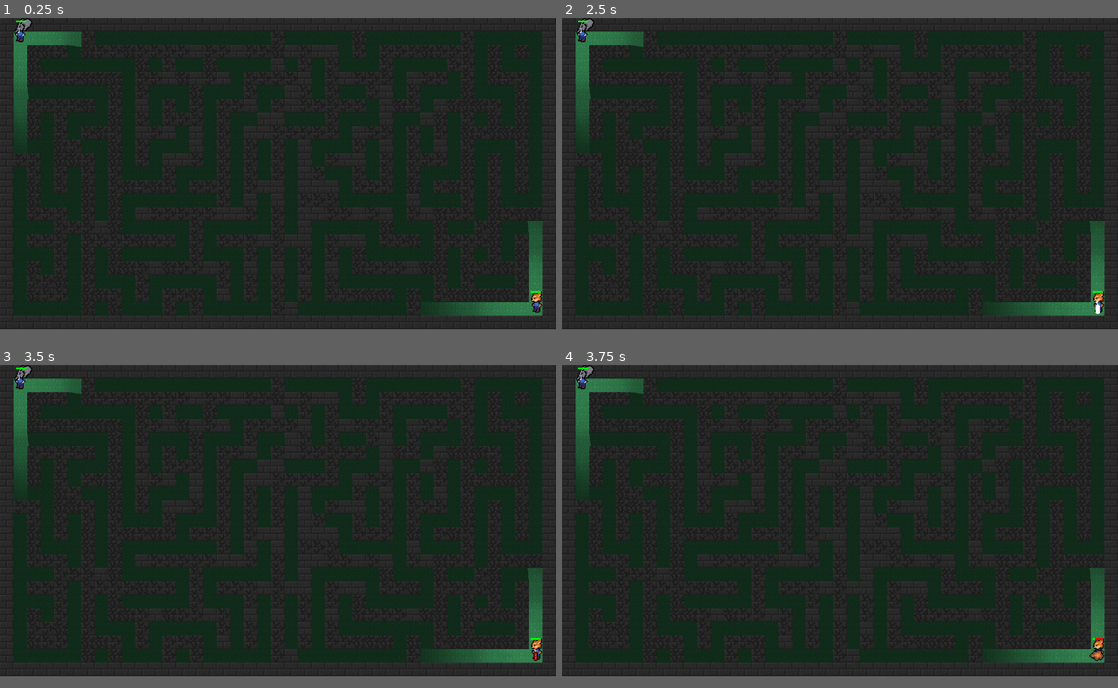
Above: before the commit, frames 1-4 (two rows, left to right).
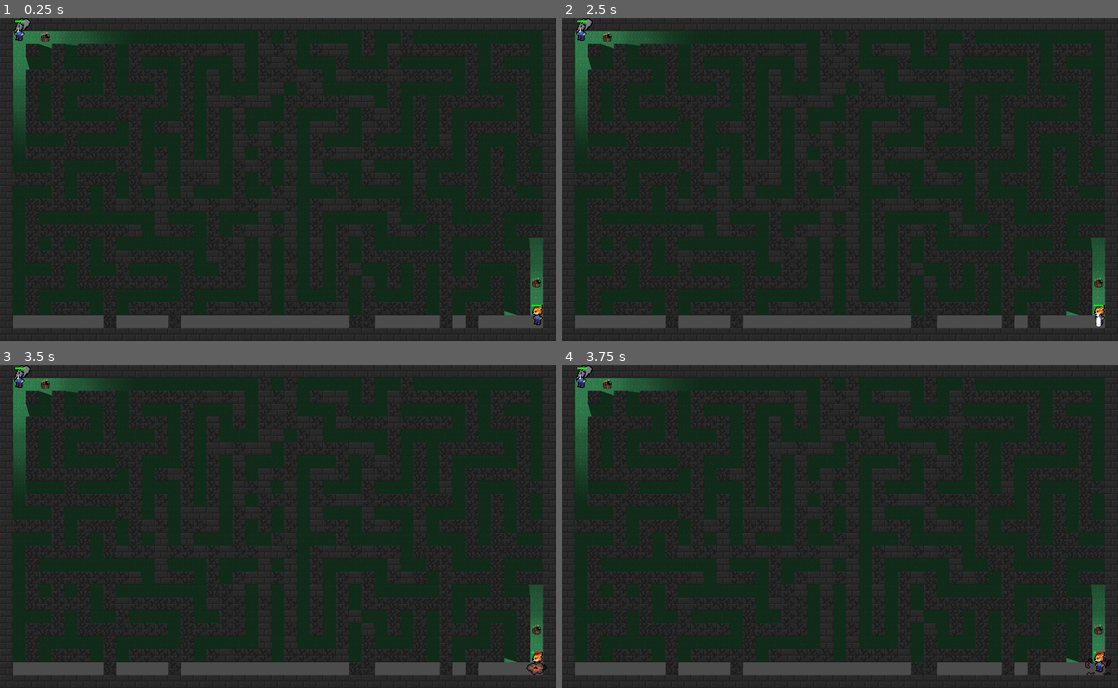
Above: after the commit, the same moments.

Repository: PedroEsser/MazeBomber
Game: Godot game, scene res://World.tscn
The game is run twice, just before and just after one commit, with the same random seed, the same clock (stepped at 60 frames per second) and the same inputs.
Inputs (mouse positions are in pixels of both pictures, inside the frame that each line leads up to):
- Up to frame 1 (0.25 s): no input
- Up to frame 2 (2.5 s): tap Enter at 0.5, 2 s; move the mouse to (962, 156) at 0.52 s; click (962, 156) at 0.6 s; tap Space at 1.25 s; move the mouse to (728, 189) at 1.27 s; click (728, 189) at 1.35 s; move the mouse to (895, 105) at 2.02 s; click (895, 105) at 2.1 s
- Up to frame 3 (3.5 s): move the mouse to (250, 581) at 2.77 s; click (250, 581) at 2.85 s
- Up to frame 4 (3.75 s): tap Space at 3.5 s; move the mouse to (1006, 568) at 3.52 s; click (1006, 568) at 3.6 s
In our replay, the window is 800x448 before the commit and 800x465 after it. These sizes can differ from the game's own. Grey fills any space a smaller window leaves; there, only what the larger window draws over its background counts as a difference.

The runs differ from the first frame. In frame 1, 13% of the frame differs, in the area x 2-98%, y 0-97%; in frame 2, 13%; in frame 3, 13%; in frame 4, 13%, in the area x 2-99%, y 0-97%.

Commit message:
reverting boombox changes

Diff:
--- a/Pickupables/BoomBox.gd
+++ b/Pickupables/BoomBox.gd
@@ -8,9 +8,9 @@
 
 func pick_up(body):
 	body.number_of_bombs = body.max_bombs
+	queue_free()
 	spawner.start_timer()
 
 func _on_BoomBox_body_entered(body):
 	if body is player:
 		pick_up(body)
-		queue_free()
--- a/Player/Player.gd
+++ b/Player/Player.gd
@@ -64,8 +64,8 @@
 
 func take_damage(damage):
 	var dead = $HPBar.take_damage(damage)
-	if dead:#die
-		pass
+	if dead:
+		queue_free()
 
 func _draw():
 	#draw_line(Vector2.ZERO, get_local_mouse_position(), Color.red)
--- a/Shadows/Light_source.tscn
+++ b/Shadows/Light_source.tscn
@@ -14,4 +14,5 @@
 shadow_enabled = true
 
 [node name="Sprite" type="Sprite" parent="."]
+scale = Vector2( 0.5, 0.5 )
 texture = ExtResource( 3 )
--- a/Singletons/Global_variables.gd
+++ b/Singletons/Global_variables.gd
@@ -3,8 +3,8 @@
 const number_of_rays = 128
 const pixel_art_scale = 16
 const default_scale = 32
-const default_width = 41
-const default_height = 23
+const default_width = 43
+const default_height = 25
 
 var my_width
 var my_height
--- a/World.tscn
+++ b/World.tscn
@@ -22,6 +22,8 @@
 
 [node name="MazeGenerator" type="Node2D" parent="."]
 script = ExtResource( 2 )
+
+[node name="YSort" type="YSort" parent="MazeGenerator"]
 
 [node name="CanvasModulate" type="CanvasModulate" parent="."]
 light_mask = -2147483647
--- a/logic/MazeGenerator.gd
+++ b/logic/MazeGenerator.gd
@@ -16,7 +16,7 @@
 	initialise_walls()
 	initialise_players(2)
 
-	#initialise_lights(15)
+	#initialise_lights(10)
 	initialise_spawners()
 
 func initialise_walls():
@@ -42,7 +42,7 @@
 					wall.calculate_hp(1 - pos.distance_to(mid_point)/max_dist)
 				wall.set_position(pos)
 				wall.set_scale(GlobalVariables.scale_vector)
-				add_child(wall)
+				$YSort.add_child(wall)
 
 func initialise_players(n_players):
 	var players = []
@@ -58,10 +58,10 @@
 	for i in range(n_players):
 		players[i].my_init(get_keys_for_player(i), get_sprite_for_player(i), players)
 		players[i].set_scale(GlobalVariables.scale_vector)
-		add_child(players[i])
+		$YSort.add_child(players[i])
 		var spawner = load("res://logic/BoomBoxSpawner.gd").new(players[i].position)
 		maze.remove_path(players[i].position)
-		add_child(spawner)
+		$YSort.add_child(spawner)
 		spawner.spawn()
 
 func initialise_lights(n_lights):
@@ -78,7 +78,7 @@
 		if Utils.diracs([.05, .95]) == 0:
 			var vec = maze.convert_to_vector(pos)
 			var spawner = load("res://logic/BoomBoxSpawner.gd").new((vec + Vector2(.5, .5)) * GlobalVariables.my_scale)
-			add_child(spawner)
+			$YSort.add_child(spawner)
 			spawner.spawn()
 	pass
 
